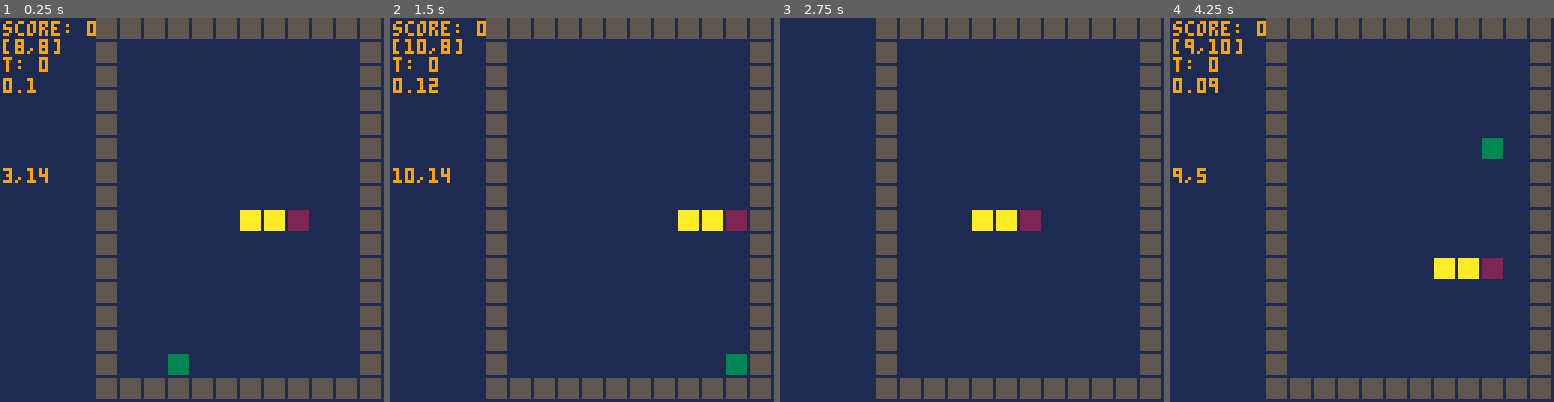
Above: before the commit, frames 1-4 (left to right).
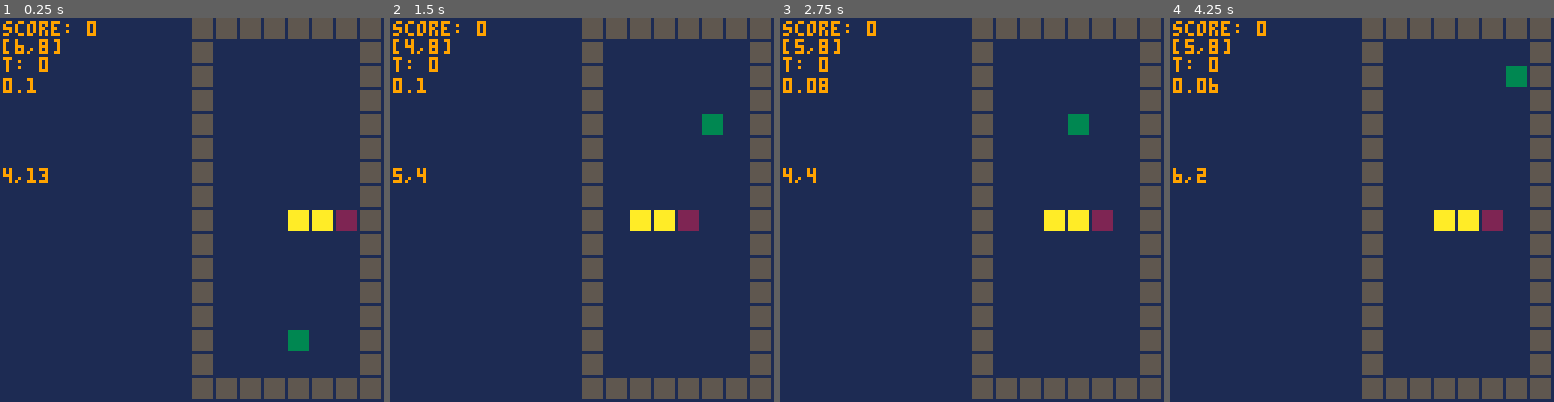
Above: after the commit, the same moments.

Repository: AriJalk/pico8-learning-snake
Game: PICO-8 cartridge snake.p8
Same seed, same stepped clock (60 frames per second), same inputs: the game is played once before the commit and once after it.
Inputs:
- Up to frame 1 (0.25 s): no input
- Up to frame 2 (1.5 s): tap X (X key) at 0.33, 1.07 s; tap O (Z key) at 0.7 s
- Up to frame 3 (2.75 s): hold Right 1.6-2.1 s; tap O (Z key) at 1.7, 2.1, 2.5 s; tap X (X key) at 1.85 s; hold Up 2.15-2.42 s; hold Right from 2.47 s (still down)
- Up to frame 4 (4.25 s): tap O (Z key) every 0.4 s from 2.9 to 4.1 s; tap X (X key) at 2.97, 4.08 s; release Right at 3.03 s; hold Left 3.08-3.58 s; hold Down 3.63-3.97 s; hold Right from 4.02 s (still down)

The runs differ from the first frame. In frame 1, 13% of the frame differs, in the area x 0-93%, y 0-100%; in frame 2, 14%; in frame 3, 14%, in the area x 0-87%, y 0-100%; in frame 4, 13%.

Commit message:
More robust fruit placement

Diff:
--- a/snake.p8
+++ b/snake.p8
@@ -15,18 +15,16 @@
 dir_buffer=nil
 
 --grid variables
-grid_size={x=96,y=128}
+grid_size={x=64,y=128}
 --x should be even and y/2
-tile_num={x=12,y=16}
+tile_num={x=8,y=16}
 tile_size={x=grid_size.x/tile_num.x,y=grid_size.y/tile_num.y}
 panel_size={x=32,y=128}
 margin=0.5
 
-segment_num={x=2,y=4}
+segment_num={x=4,y=4}
 segments = {}
 segment_size={x=tile_num.x/segment_num.x,y=tile_num.y/segment_num.y}
-
-seg_ratio={x=tile_num.x/segment_num.x,y=tile_num.y/segment_num.y}
 
 --loop variables
 update_speed = 0.1
@@ -38,8 +36,8 @@
  score=0
 	build_segments()
 	direction = {x=1,y=0}
+	build_wall()
 	build_snake()
-	build_wall()
  last_time = time()
  draw_initial()
  add_fruit()
@@ -99,7 +97,9 @@
 
 function draw_snake_update()
 	--remove tail
-	draw_tile(tail_pos,1)
+	if not pos_equals(tail_pos,fruit_pos) then
+		draw_tile(tail_pos,1)
+	end
 	--add head
 	draw_tile(snake_pos[1],2)
 	--change head to body
@@ -172,7 +172,7 @@
 
 	--update body
 	for cell=snake_size,2,-1 do
- 		snake_pos[cell]=pos_cpy(snake_pos[cell-1])
+ 		snake_pos[cell]=snake_pos[cell-1]
  end
  --update head
  snake_pos[1] = pos_add(snake_pos[1],direction)
@@ -214,11 +214,10 @@
 function add_fruit()
  while true do
  	local pos=pos_rnd()
-
- 	if not check_collision(pos) and not pos_equals(pos,snake_pos[1]) do
+ 	if not check_collision(pos) and not pos_equals(pos,snake_pos[1]) then
  	 fruit_pos=pos
  	 draw_tile(pos,3)
- 		break
+ 		return
  	end
  end
 end
@@ -246,7 +245,7 @@
 end
 
 function pos_rnd()
-	return {x=flr(rnd(tile_num.x-1))+1,y=flr(rnd(tile_num.y-1))+1}
+	return {x=flr(rnd(tile_num.x-1)),y=flr(rnd(tile_num.y-1))}
 end
 
 function pos_str(pos)
